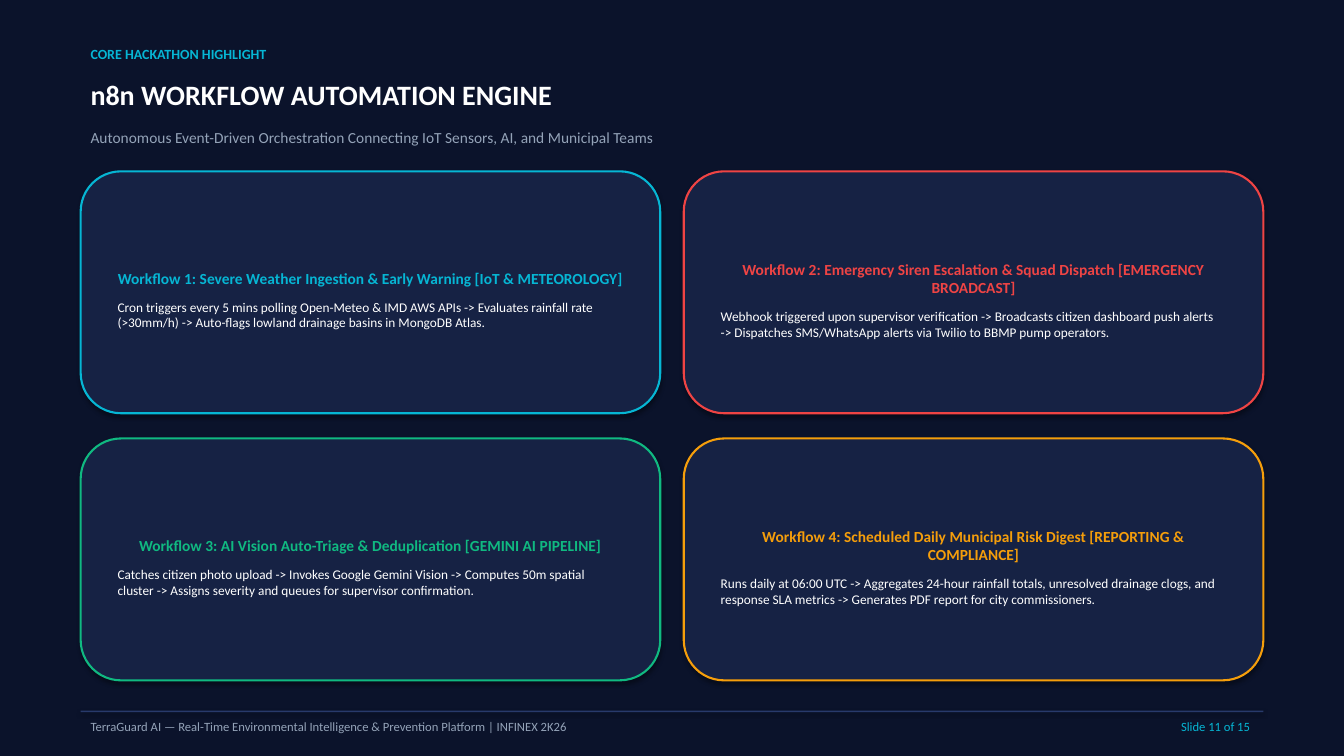
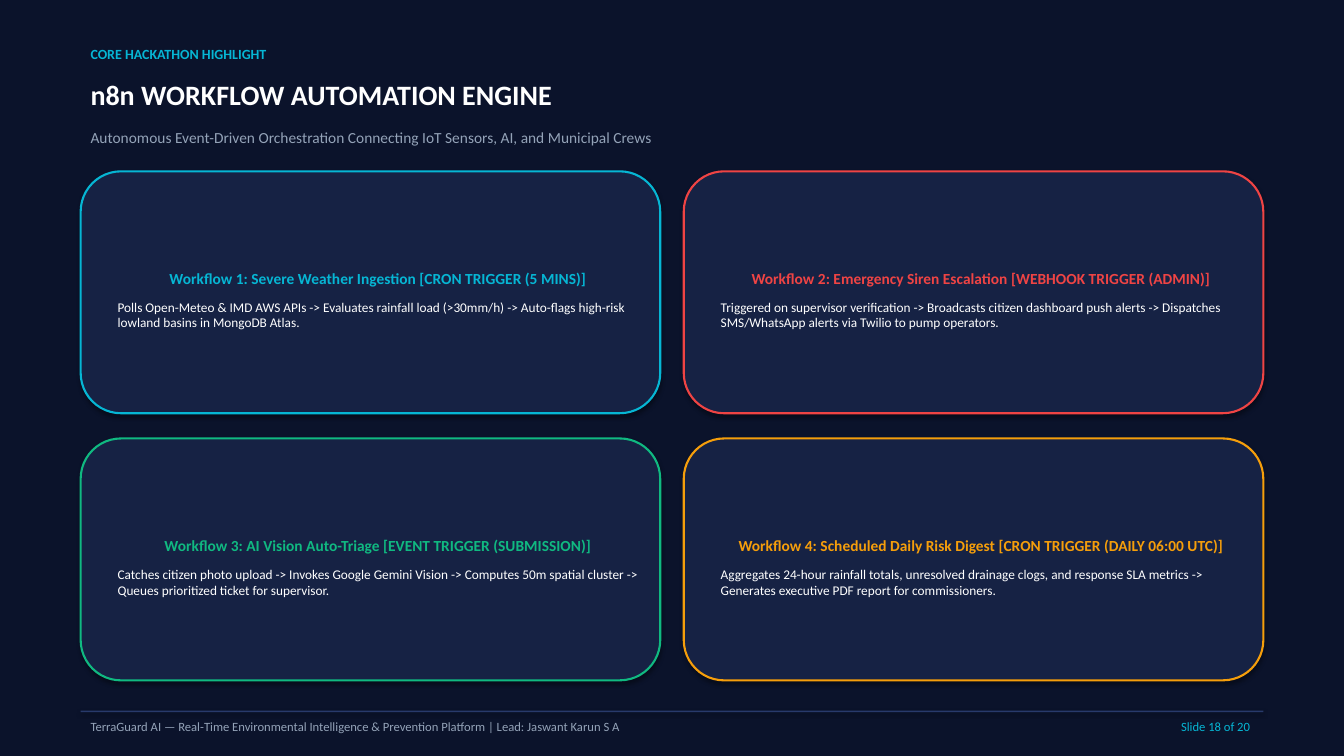
Before and after one commit to Jaswant-Karun/TerraGuard-AI, a slide deck: slide 18 of INFINEX_2K26_TerraGuard_AI_Presentation.pptx (slide 11 before the commit). Drawn at 1344x756 pixels with LibreOffice and Linux fonts; fonts in the diff are those of the drawing. Boxes give left, top, right and bottom in pixels: in the first picture for what was removed or moved away, otherwise in the second. Text is boxed around its words. In the diff, an @@ line names an element or a change of style, - is before the commit and + after.

Commit message:
docs: expand hackathon submission to 20-slide PPTX and comprehensive 12-page PDF dossier with clickable links and image deep dives

```diff
--- a/INFINEX_2K26_TerraGuard_AI_Presentation.pptx
+++ b/INFINEX_2K26_TerraGuard_AI_Presentation.pptx
@@ text at (91,132,651,146): text changed @@
-Autonomous Event-Driven Orchestration Connecting IoT Sensors, AI, and Municipal Teams
+Autonomous Event-Driven Orchestration Connecting IoT Sensors, AI, and Municipal Crews
@@ text in rounded rectangle at (118,273,625,330): text changed @@
-Workflow 1: Severe Weather Ingestion & Early Warning [IoT & METEOROLOGY]
-Cron triggers every 5 mins polling Open-Meteo & IMD AWS APIs -> Evaluates rainfall rate (>30mm/h) -> Auto-flags lowland drainage basins in MongoDB Atlas.
+Workflow 1: Severe Weather Ingestion [CRON TRIGGER (5 MINS)]
+Polls Open-Meteo & IMD AWS APIs -> Evaluates rainfall load (>30mm/h) -> Auto-flags high-risk lowland basins in MongoDB Atlas.
@@ text in rounded rectangle at (721,272,1220,329): text changed @@
-Workflow 2: Emergency Siren Escalation & Squad Dispatch [EMERGENCY BROADCAST]
-Webhook triggered upon supervisor verification -> Broadcasts citizen dashboard push alerts -> Dispatches SMS/WhatsApp alerts via Twilio to BBMP pump operators.
+Workflow 2: Emergency Siren Escalation [WEBHOOK TRIGGER (ADMIN)]
+Triggered on supervisor verification -> Broadcasts citizen dashboard push alerts -> Dispatches SMS/WhatsApp alerts via Twilio to pump operators.
@@ text in rounded rectangle at (721,539,1222,597): text changed @@
-Workflow 4: Scheduled Daily Municipal Risk Digest [REPORTING & COMPLIANCE]
-Runs daily at 06:00 UTC -> Aggregates 24-hour rainfall totals, unresolved drainage clogs, and response SLA metrics -> Generates PDF report for city commissioners.
+Workflow 4: Scheduled Daily Risk Digest [CRON TRIGGER (DAILY 06:00 UTC)]
+Aggregates 24-hour rainfall totals, unresolved drainage clogs, and response SLA metrics -> Generates executive PDF report for commissioners.
@@ text in rounded rectangle at (118,540,624,597): text changed @@
-Workflow 3: AI Vision Auto-Triage & Deduplication [GEMINI AI PIPELINE]
-Catches citizen photo upload -> Invokes Google Gemini Vision -> Computes 50m spatial cluster -> Assigns severity and queues for supervisor confirmation.
+Workflow 3: AI Vision Auto-Triage [EVENT TRIGGER (SUBMISSION)]
+Catches citizen photo upload -> Invokes Google Gemini Vision -> Computes 50m spatial cluster -> Queues prioritized ticket for supervisor.
@@ text at (91,722,619,733): text changed @@
-TerraGuard AI — Real-Time Environmental Intelligence & Prevention Platform | INFINEX 2K26
+TerraGuard AI — Real-Time Environmental Intelligence & Prevention Platform | Lead: Jaswant Karun S A
@@ text at (1181,722,1250,731): text changed @@
-Slide 11 of 15
+Slide 18 of 20
```
Also in this commit, not shown: 7 other slides changed, 12 slides added, 7 slides removed, 2 other files.
